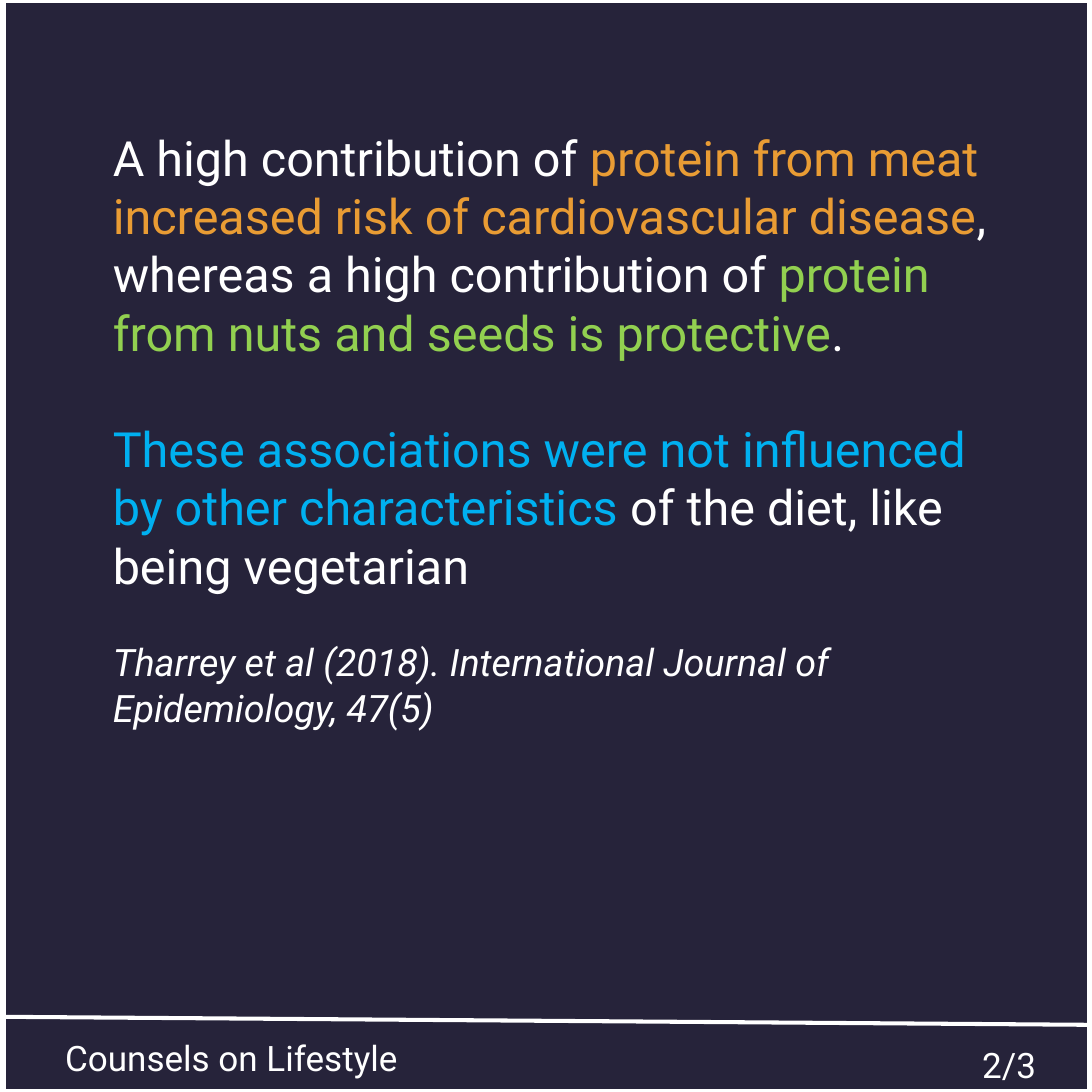
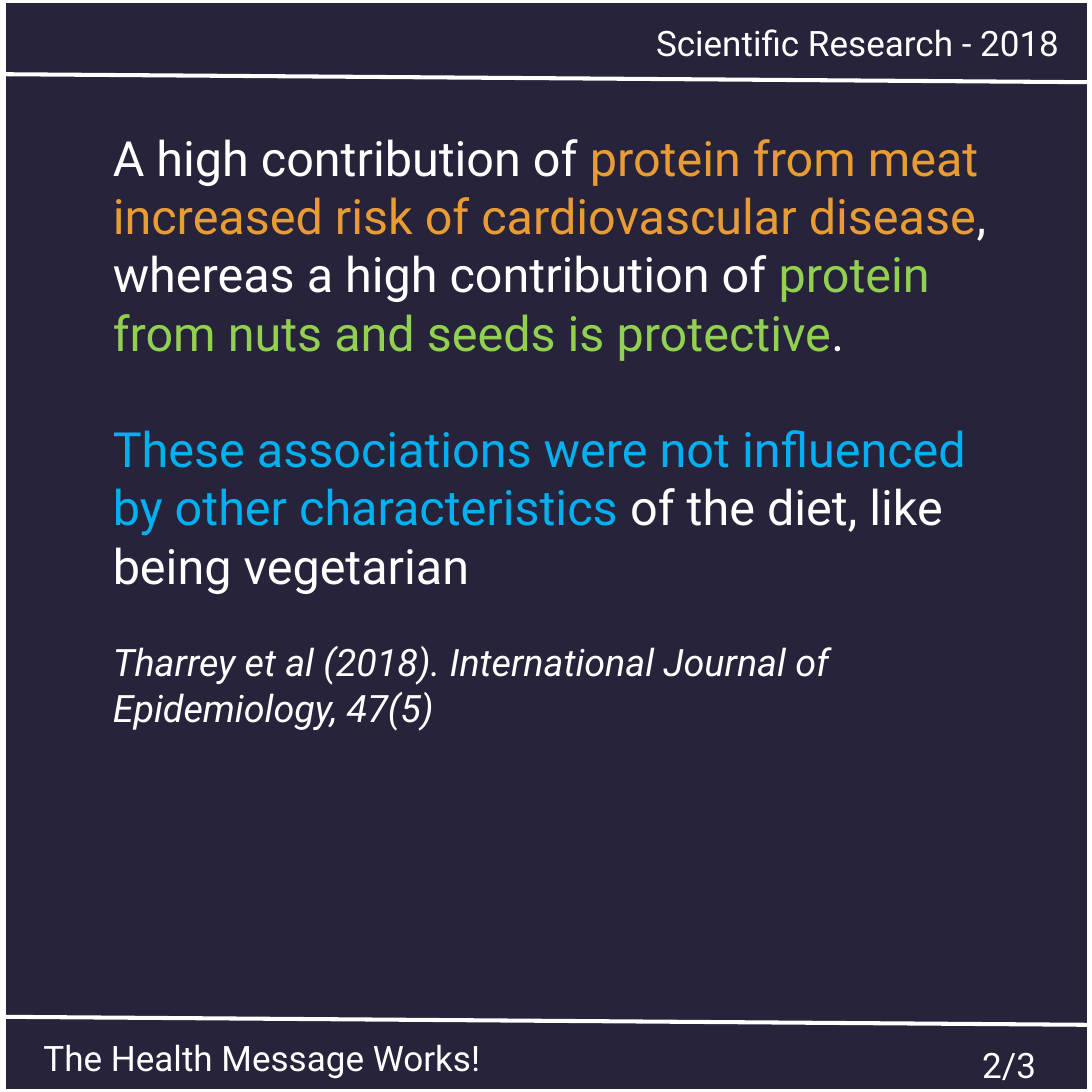
Before and after one commit to msimbao/counselsonlifestyle, a slide deck: slide 2 of posts/3/slides.pptx. Drawn at 1092x1092 pixels with LibreOffice and Linux fonts; fonts in the diff are those of the drawing. Boxes give left, top, right and bottom in pixels: in the first picture for what was removed or moved away, otherwise in the second. Text is boxed around its words. In the diff, an @@ line names an element or a change of style, - is before the commit and + after.

```diff
--- a/posts/3/slides.pptx
+++ b/posts/3/slides.pptx
@@ text added at (656,29,1059,57), 26 pt, text #FFFFFF @@
+Scientific Research - 2018
@@ line added from (0, 74) to (1088, 83), #FFFFFF 3 pt @@
@@ text added at (43,1044,480,1079), 26 pt, text #FFFFFF @@
+The Health Message Works!
@@ text removed at (65,1044,397,1079) @@
-Counsels on Lifestyle
```
Also in this commit, not shown: 2 other slides changed, 15 other files.
